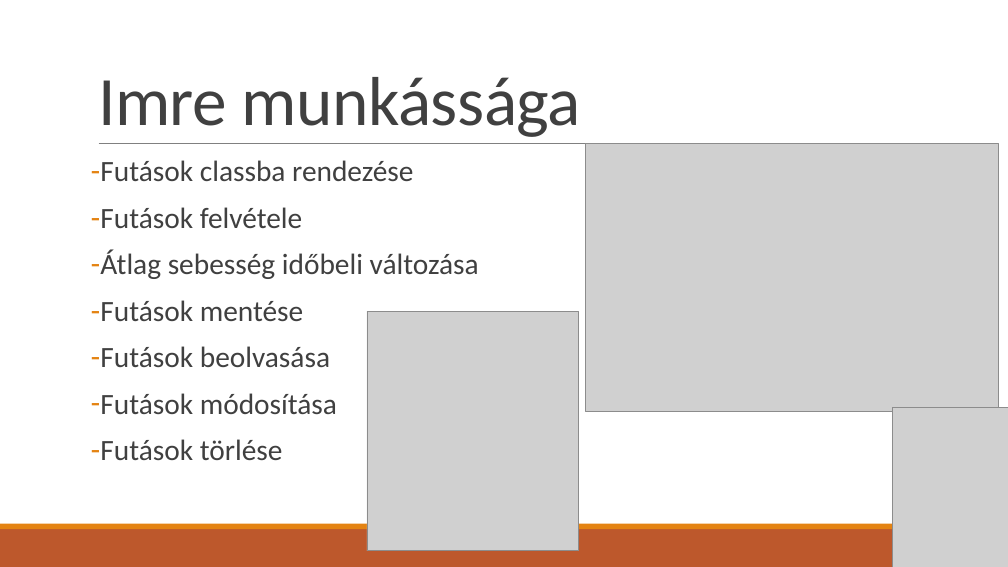
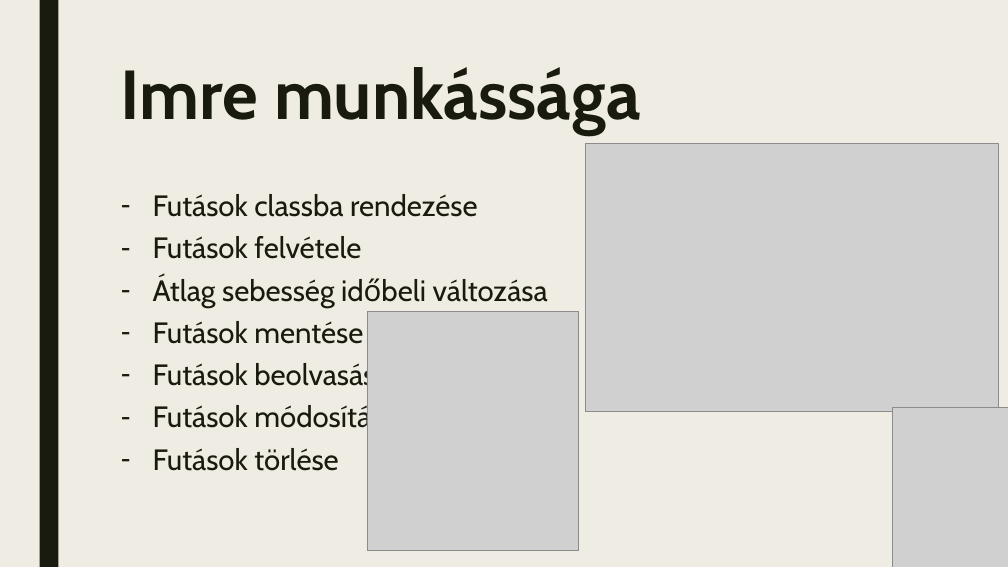
Before and after one commit to CsuszaTomi/DIN-Futoverseny, a slide deck: slide 4 of DIN-PTT.pptx. Drawn at 1008x567 pixels with LibreOffice and Linux fonts; fonts in the diff are those of the drawing; grey boxes stand for pictures. Boxes give left, top, right and bottom in pixels: in the first picture for what was removed or moved away, otherwise in the second. Text is boxed around its words. In the diff, an @@ line names an element or a change of style, - is before the commit and + after.

```diff
--- a/DIN-PTT.pptx
+++ b/DIN-PTT.pptx
@@ background #FFFFFF to #EFEDE3 @@
@@ rectangle added at (39, 0, 58, 567), fill #191B0E @@
@@ title "Imre munkássága": place and size @@
-title "Imre munkássága" at (98, 77, 581, 137)
+title "Imre munkássága" at (121, 67, 640, 135)
@@ title "Imre munkássága" at (121, 67, 640, 135): font Calibri to Cabin, text colour #404040 to #191B0E, letter spacing -0.5 to 0 pt, bold on; line spacing 0.85 to 0.89; vertical alignment bottom to top @@
@@ line removed from (99, 144) to (923, 144) @@
@@ text "Futások classba rendezése": place and size @@
-text "Futások classba rendezése" at (100, 160, 479, 460)
+text "Futások classba rendezése" at (153, 194, 548, 471)
@@ text "Futások classba rendezése" at (153, 194, 548, 471): font Calibri to Cabin, text colour #404040 to #191B0E; indent changed; line spacing 0.9 to 0.84; less space between paragraphs @@
@@ rectangle removed at (0, 529, 1008, 567) @@
@@ rectangle removed at (0, 524, 1008, 529) @@
```
Also in this commit, not shown: 6 other slides changed.
